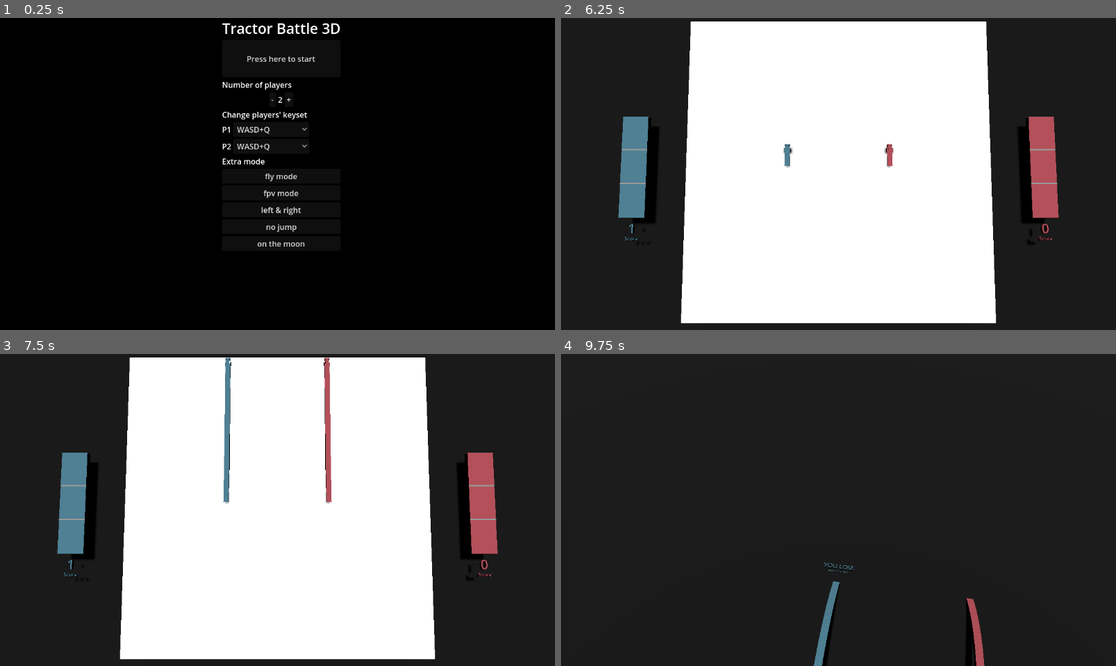
Above: before the commit, frames 1-4 (two rows, left to right).
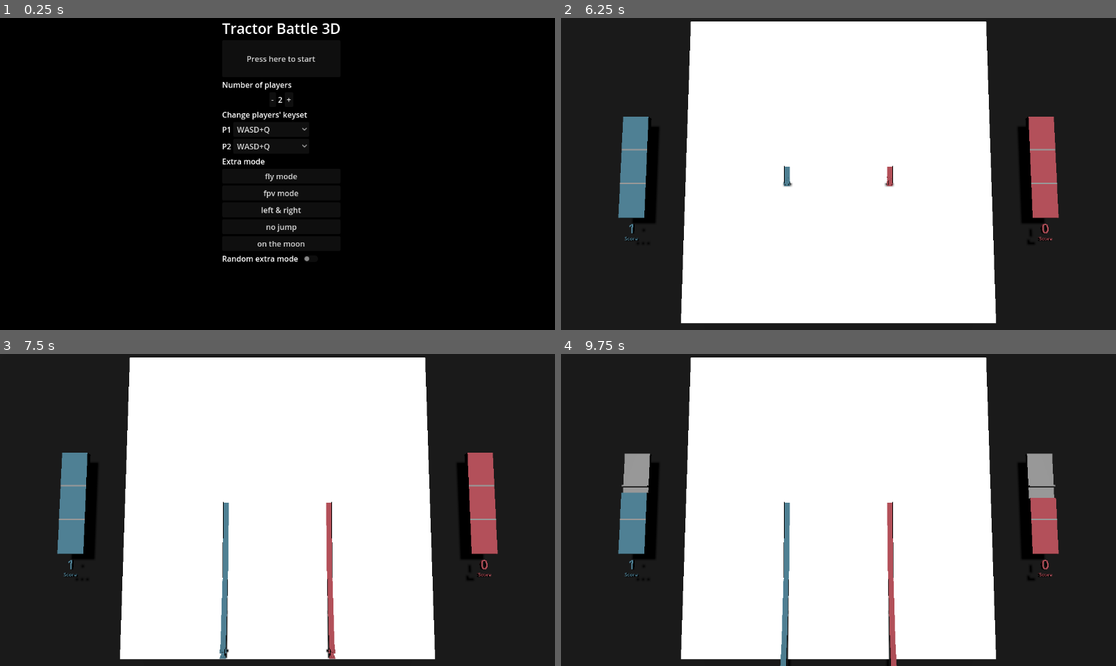
Above: after the commit, the same moments.

Repository: chenyu76/tractor-battle-3D
Game: Godot game, scene res://start.tscn
The game is run twice, just before and just after one commit, with the same random seed, the same clock (stepped at 60 frames per second) and the same inputs.
Inputs (mouse positions are in pixels of both pictures, inside the frame that each line leads up to):
- Up to frame 1 (0.25 s): no input
- Up to frame 2 (6.25 s): click (871, 258) at 0.52 s; click "Press here to start" at 1.25 s; hold Right (right1) 2.03-2.78 s; tap A (a) at 2.1 s; tap Space (jump1) at 2.27, 3.02, 4.52, 5.27, 6.02 s; tap D (d) at 2.3, 2.85 s; hold Down (down1) 2.78-3.53 s; tap I (i) at 3.05, 3.6 s; hold Right (right1) 3.53-4.28 s; tap J (j) at 3.8, 4.35 s; hold Up (up1) 4.28-5.03 s; tap K (k) at 4.55, 5.1 s; hold Left (left1) from 5.03 s (still down); tap L (l) at 5.3, 5.85 s; tap R (r) at 6.05 s
- Up to frame 3 (7.5 s): release Left (left1) at 6.53 s; hold Down (down1) 6.53-7.28 s; hold R (r) 6.53-7.28 s; tap S (s) at 6.8, 7.35 s; hold Right (right1) from 7.28 s (still down)
- Up to frame 4 (9.75 s): tap Space (jump1) at 7.52, 8.27, 9.02 s; tap U (u) at 7.55, 8.1 s; tap Enter at 8 s; release Right (right1) at 8.03 s; hold Up (up1) 8.03-8.78 s; tap W (w) at 8.3, 8.85 s; hold Right (right1) 8.78-9.53 s; tap A (a) at 9.05 s; hold Down (down1) from 9.53 s (still down); tap Ctrl (Rctrl) at 9.6 s

The runs differ from the first frame. In frame 1, 0.2% of the frame differs, in the area x 40-56%, y 76-79%; in frame 2, 0.3%; in frame 3, 2.1%; in frame 4, 58%, in the area x 10-90%, y 1-100%.

Commit message:
随机额外模式按钮

Diff:
--- a/MainWithScore.gd
+++ b/MainWithScore.gd
@@ -64,6 +64,8 @@
 	restart_game.emit()
 
 func start_main_scene():
+	if Config.random_extra_mode:
+		random_extra_mode()
 	Main = main_scene.instantiate()
 	player_num = Main.player_num
 	die_players = []
@@ -84,3 +86,12 @@
 				score[i] += 1
 				score_label[i].mesh.text = str(score[i])
 				print("\tplayer "+str(i) + " score: " + str(score[i]))
+
+func random_extra_mode():
+	var exnum = randi() % len(Config.avail_mode)
+	var values_array = Config.avail_mode.values()
+	Config.extra_mode = []
+	while Config.extra_mode.size() < exnum:
+		var random_value = values_array[randi() % values_array.size()]
+		if not random_value in Config.extra_mode:
+			Config.extra_mode.append(random_value)
--- a/camera_set.gd
+++ b/camera_set.gd
@@ -10,8 +10,7 @@
 # Called when the node enters the scene tree for the first time.
 func _ready() -> void:
 	# 将重玩信号连接到相机
-	$MainWithScore.restart_game.connect(bind_camera.bind())
-	$MainWithScore.restart_game.connect(_on_window_size_changed.bind())
+	$MainWithScore.restart_game.connect(restart.bind())
 
 	# 检查有几个玩家
 	player_num = Config.player_num
@@ -19,17 +18,30 @@
 	if "fpv" in Config.extra_mode:
 		fpv_mode = true
 		players_cam.resize(player_num)
+		# 添加视角
 		for i in range(player_num):
 			players_cam[i] = TextureRect.new()
 			add_child(players_cam[i])
-			# players_cam[i].position = Vector2.ZERO
-			# print(players_cam[i].position)
+			players_cam[i].visible = true
 
 	get_window().size_changed.connect(_on_window_size_changed.bind())
 	bind_camera()
 	_on_window_size_changed()
 
+func restart():
+	fpv_mode = "fpv" in Config.extra_mode
+	bind_camera()
+	rechange_view()
+	_on_window_size_changed()
 
+func rechange_view():
+	# 检查是否需要第一人称视角
+	if fpv_mode:
+		for i in players_cam:
+			i.visible = true
+	else:
+		for i in players_cam:
+			i.visible = false
 
 # Called every frame. 'delta' is the elapsed time since the previous frame.
 func _process(delta: float) -> void:
--- a/config.gd
+++ b/config.gd
@@ -16,6 +16,8 @@
 # 模式：fly：飞行
 # 模式：fpv：玩家的第一人称视角
 var extra_mode = []
+# 是否随机抽取额外模式游玩
+var random_extra_mode = false
 
 # 可用的额外模式，名称：选项
 const avail_mode = {
--- a/snake_body.gd
+++ b/snake_body.gd
@@ -1,7 +1,7 @@
 extends RigidBody3D
 
-signal waitingDie
-signal waitingCollisionShape
+#signal waitingDie
+#signal waitingCollisionShape
 
 var is_snake_tail = 0
 
@@ -20,7 +20,7 @@
 	id = id_t
 
 
-func _physics_process(delta):
+func _physics_process(_delta):
 	if is_snake_tail:
 		queue_free()
 
@@ -34,7 +34,7 @@
 	is_snake_tail = true
 	$CollisionShape3D.disabled = true
 
-func _on_snake_head_hit(id_t, posi):
+func _on_snake_head_hit(id_t, _posi):
 	if id == id_t:
 		pass
 		#queue_free()
--- a/start.gd
+++ b/start.gd
@@ -67,9 +67,7 @@
 	var keyCtrl = $Container/playerKeyContainer
 	for child in keyCtrl.get_children():
 		keyCtrl.remove_child(child)
-	var keys_array = []
-	for v in Config.avail_keyset.values():
-		keys_array.append(v)
+	var keys_array = Config.avail_keyset.values()
 	for i in range(num):
 		var container = HBoxContainer.new()
 		var label = Label.new()
@@ -88,3 +86,15 @@
 		container.add_child(label)
 		container.add_child(option)
 		keyCtrl.add_child(container)
+
+
+
+func _on_random_mode_button_toggled(toggled_on: bool) -> void:
+	if toggled_on:
+		$Container/ModeSelctLabel.visible = false
+		$Container/eModeContainer.visible = false
+		Config.random_extra_mode = true
+	else:
+		$Container/ModeSelctLabel.visible = true
+		$Container/eModeContainer.visible = true
+		Config.random_extra_mode = false
--- a/start.tscn
+++ b/start.tscn
@@ -76,6 +76,17 @@
 [node name="eModeContainer" type="VBoxContainer" parent="Container"]
 layout_mode = 2
 
+[node name="randContainer" type="HBoxContainer" parent="Container"]
+layout_mode = 2
+
+[node name="randomModeLabel" type="Label" parent="Container/randContainer"]
+layout_mode = 2
+text = "Random extra mode"
+
+[node name="CheckButton" type="CheckButton" parent="Container/randContainer"]
+layout_mode = 2
+
 [connection signal="pressed" from="Container/Button" to="." method="_on_button_pressed"]
 [connection signal="button_down" from="Container/playerNumContainer/minus" to="." method="_on_minus_button_down"]
 [connection signal="button_down" from="Container/playerNumContainer/plus" to="." method="_on_plus_button_down"]
+[connection signal="toggled" from="Container/randContainer/CheckButton" to="." method="_on_random_mode_button_toggled"]
